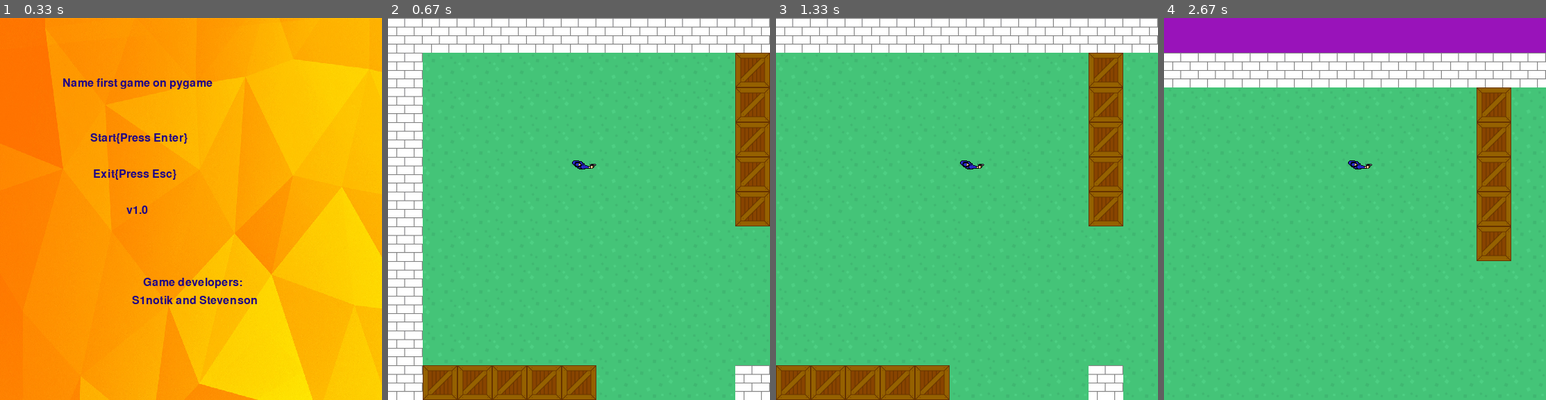
Above: before the commit, frames 1-4 (left to right).
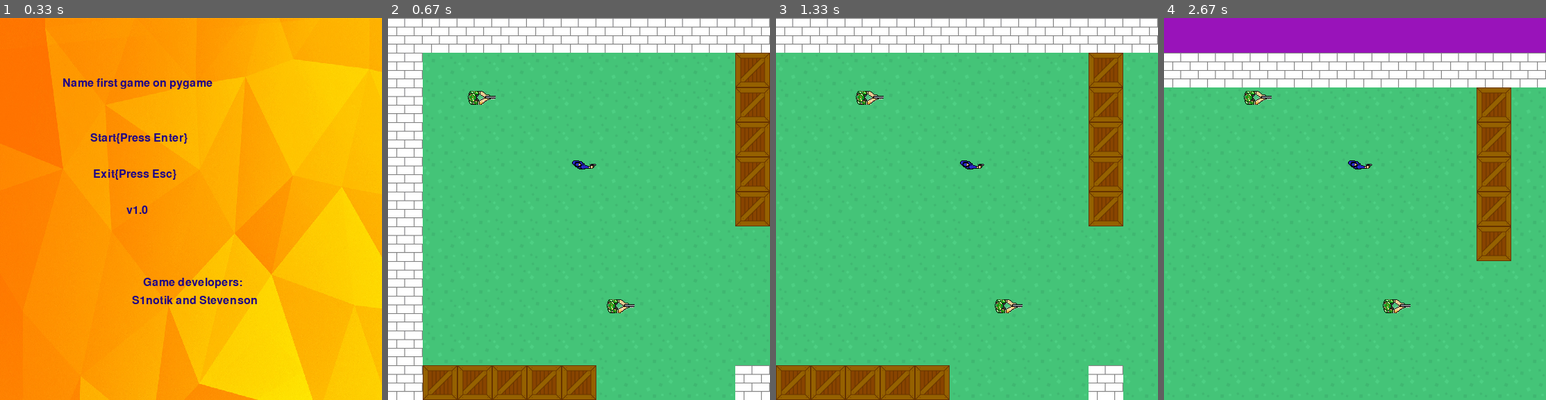
Above: after the commit, the same moments.

Repository: Stevenson707/Game_on_Pygame
Game: pygame game, started from game.py
Same seed, same stepped clock (60 frames per second), same inputs: the game is played once before the commit and once after it.
Inputs:
- Up to frame 1 (0.33 s): no input
- Up to frame 2 (0.67 s): tap Enter at 0.33 s
- Up to frame 3 (1.33 s): tap D at 0.67 s; tap Enter at 1 s
- Up to frame 4 (2.67 s): tap W at 2.33 s

Frame 1 is identical in both runs. In frame 2, 0.4% of the frame differs, in the area x 20-65%, y 19-78%; in frame 3, 0.4%; in frame 4, 0.4%.

Commit message:
add class Bot

Diff:
--- a/data/the_map1.txt
+++ b/data/the_map1.txt
@@ -1,12 +1,12 @@
 #####################
 #.........+.........#
-#.........+.........#
+#.B.......+.........#
 #.........+.........#
 #....@....+.........#
 #.........+.........#
 #...................#
 #...................#
-#...................#
+#.....B.............#
 #...................#
 #+++++....#....+++++#
 #...................#
--- a/game.py
+++ b/game.py
@@ -36,9 +36,11 @@
 tile_images = {
     'wall': load_image('bs1.jpg'),
     'empty': load_image('grass_2.png'),
-    'road': load_image('box.png')
+    'road': load_image('box.png'),
+    # 'bot': load_image('HT.png')
 }
 player_image = load_image('Jacob_pewpew.png')
+bot_image = load_image('HT.png')
 
 tile_width = tile_height = 50
 
@@ -110,6 +112,18 @@
         self.pos = (x, y)
         for sprite in sprite_group:
             camera.apply(sprite)
+
+
+class Bot(pygame.sprite.Sprite):
+    def __init__(self, pos_x, pos_y):
+        super().__init__(hero_group)
+        self.image = bot_image
+        self.rect = self.image.get_rect().move(tile_width * pos_x + 15, tile_height * pos_y + 5)
+        self.pos = (pos_x, pos_y)
+        print(self.pos)
+
+    def move(self, x, y):
+        pass
 
 
 # def drawCursor(x, y):
@@ -184,7 +198,11 @@
                 level[y][x] = "."
             elif level[y][x] == '+':
                 Tile('road', x, y)
-    return new_player, x, y
+            elif level[y][x] == 'B':
+                Tile('empty', x, y)
+                Bot(x, y)
+                level[y][x] = "."
+    return new_player, x, y,
 
 
 def move(hero, movement):
Binary file added: data/HT.jpg
